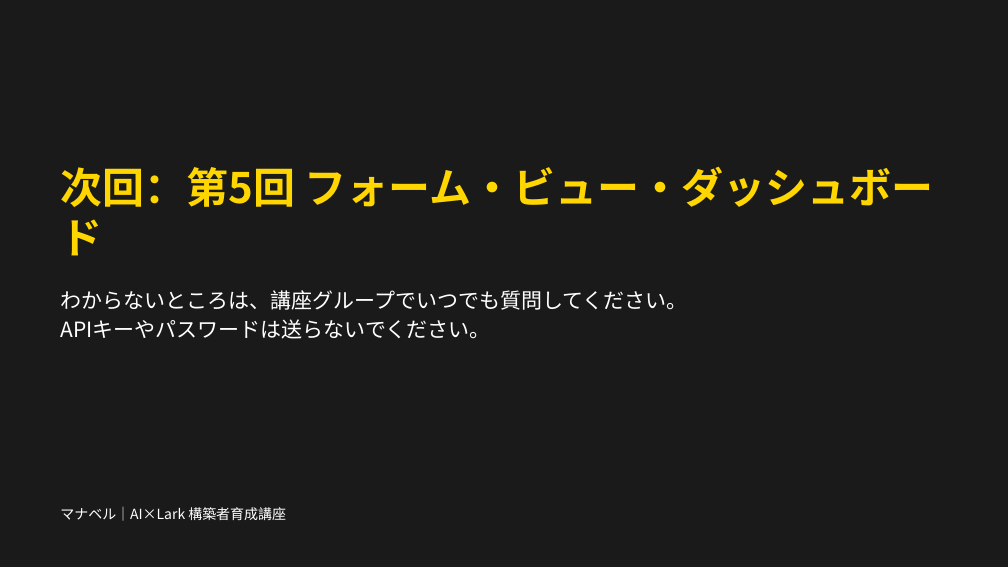
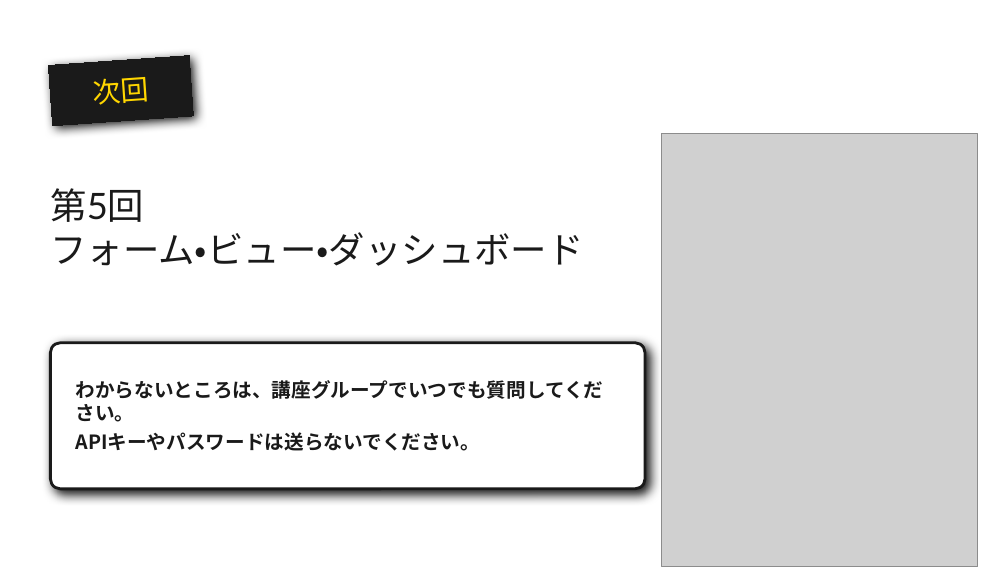
Before and after one commit to OfficePlata/33yell, a slide deck: slide 10 of manaberu/slides/manaberu-04-base-design.pptx. Drawn at 1008x567 pixels with LibreOffice and Linux fonts; fonts in the diff are those of the drawing; grey boxes stand for pictures; background and template pictures are left out. Boxes give left, top, right and bottom in pixels: in the first picture for what was removed or moved away, otherwise in the second. Text is boxed around its words. In the diff, an @@ line names an element or a change of style, - is before the commit and + after.

```diff
--- a/manaberu/slides/manaberu-04-base-design.pptx
+++ b/manaberu/slides/manaberu-04-base-design.pptx
@@ background #1A1A1A to picture (left out) @@
@@ rectangle added at (48,56,193,126), fill #1A1A1A, outline #1A1A1A 0.75 pt, 20 pt, text #FFD600 @@
+次回
@@ text "第5回" at (50,188,583,266): vertical alignment top to middle @@
@@ picture added at (662,133,978,566) @@
@@ text at (50,188,583,266): text changed; size 30 to 26 pt; font Noto Sans CJK JP to Lato; text colour #FFD600 to #1A1A1A; bold off @@
-次回：第5回 フォーム・ビュー・ダッシュボード
+第5回
+フォーム・ビュー・ダッシュボード
@@ rounded rectangle added at (50,343,645,489), fill #FFFFFF, outline #1A1A1A 2 pt @@
@@ text "わからないところは、講座グループでいつでも質問してください。": place and size @@
-text "わからないところは、講座グループでいつでも質問してください。" at (60,290,687,339)
+text "わからないところは、講座グループでいつでも質問してください。" at (76,380,604,451)
@@ text "わからないところは、講座グループでいつでも質問してください。" at (76,380,604,451): size 15 to 14 pt, text colour #FFFFFF to #1A1A1A, bold on; more space between paragraphs; vertical alignment top to middle @@
@@ text removed at (60,507,286,521) @@
-マナベル｜AI×Lark 構築者育成講座
```
Also in this commit, not shown: 9 other slides changed, 16 other files.
